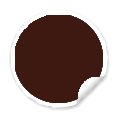
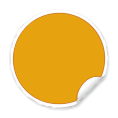
Revision of a layered 118 × 118 image; what changed, layer by layer:
added layer "Layer 8" above "Layer 7" over [left=12, top=12, right=106, bottom=105]
added layer "Layer 7" above "Layer 6" over [left=12, top=12, right=106, bottom=105]
added layer "Layer 6" above "Layer 2 copy 2" over [left=12, top=12, right=106, bottom=105]
added layer "Layer 2 copy 2" above "Layer 2" over [left=12, top=12, right=106, bottom=105]
showed "Layer 2", moved it above "Layer 2 copy", painted on it over [left=12, top=12, right=106, bottom=105]
painted on "Layer 2 copy" over [left=15, top=15, right=103, bottom=103]
